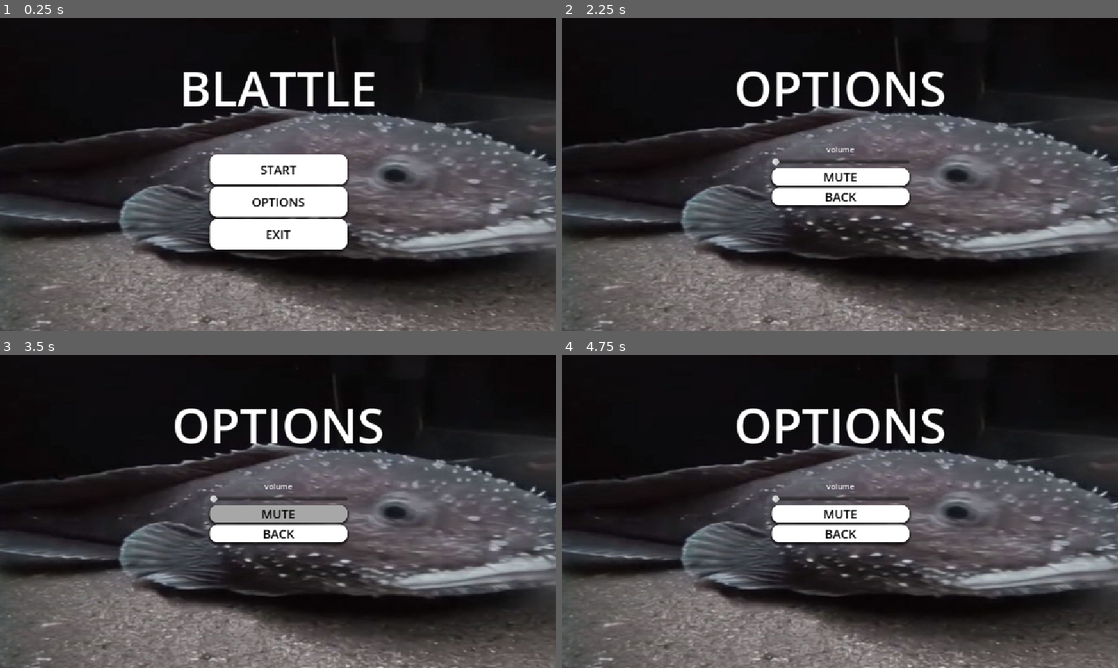
Above: before the commit, frames 1-4 (two rows, left to right).
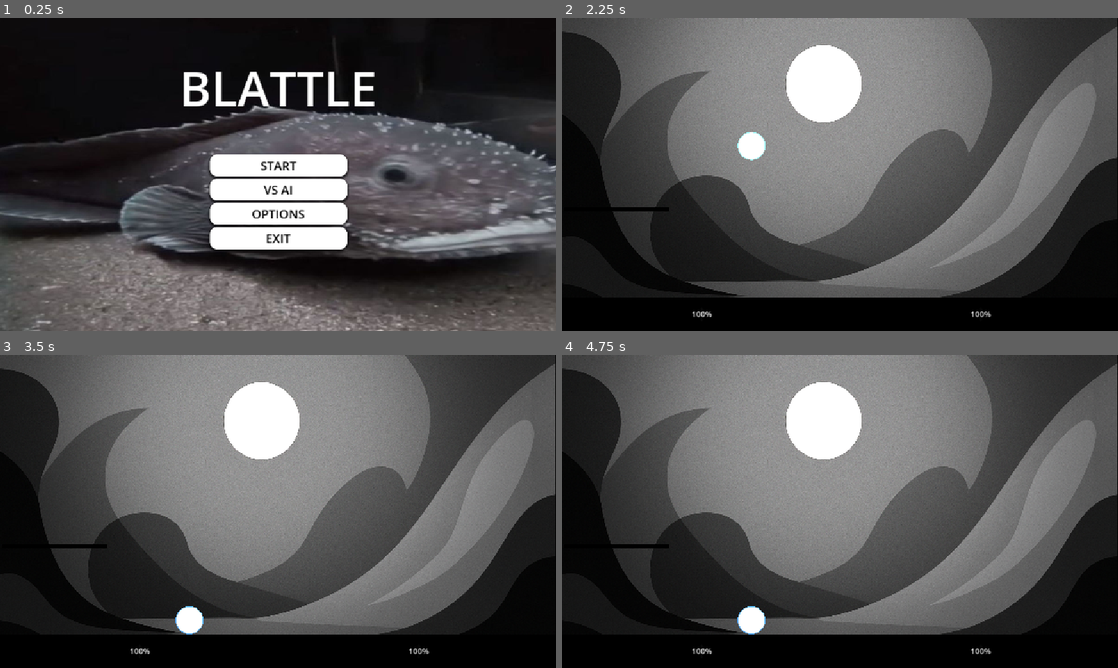
Above: after the commit, the same moments.

Repository: piperinnshall/Blattle
Game: Godot game, scene res://piper/scenes/menu/main_menu.tscn
Same seed, same stepped clock (60 frames per second), same inputs: the game is played once before the commit and once after it.
Inputs (mouse positions are in pixels of both pictures, inside the frame that each line leads up to):
- Up to frame 1 (0.25 s): no input
- Up to frame 2 (2.25 s): click "OPTIONS" at 0.5 s; click "BACK" at 1.25 s; click (840, 190) at 2 s, where only the run after the commit has a clickable "VS AI"
- Up to frame 3 (3.5 s): click (278, 514) at 2.75 s, where only the run before the commit has a clickable "MUTE"
- Up to frame 4 (4.75 s): move the mouse to (962, 495) at 3.52 s; hold D (right) 3.53-4.25 s; hold W (jump) 3.53-4.25 s; click (962, 495) at 3.6 s; drag from (728, 527) to (812, 574) at 4.27 s

The runs differ from the first frame. In frame 1, 1.9% of the frame differs, in the area x 37-63%, y 45-72%; in frame 2, 84%; in frame 3, 84%; in frame 4, 84%, in the area x 0-100%, y 0-100%.

Commit message:
feat: Ai

Diff:
--- /dev/null
+++ b/leos/scenes/testlevel_ai.tscn
@@ -0,0 +1,135 @@
+[gd_scene load_steps=17 format=3 uid="uid://cle8w2xxw14u0"]
+
+[ext_resource type="Script" uid="uid://bvr74pqghfcdf" path="res://leos/scripts/testlevel.gd" id="1_r6uyr"]
+[ext_resource type="Texture2D" uid="uid://cqn6abucyx618" path="res://leos/assets/2c619dcb-a6ce-4f31-ae4d-376daaeffa7d.png" id="2_k288t"]
+[ext_resource type="PackedScene" uid="uid://cdcq14nucamxn" path="res://scenes/moon.tscn" id="5_1d370"]
+[ext_resource type="PackedScene" uid="uid://bv5jav4dhu5nu" path="res://scenes/HealthBars.tscn" id="6_bpqqv"]
+[ext_resource type="PackedScene" uid="uid://dyvaunj3fkxqn" path="res://scenes/DeathMenu.tscn" id="7_pibnn"]
+[ext_resource type="PackedScene" uid="uid://dm84abbsaarte" path="res://piper/scenes/character/player.tscn" id="8_ncsec"]
+
+[sub_resource type="RectangleShape2D" id="RectangleShape2D_6ewva"]
+size = Vector2(1171.15, 123)
+
+[sub_resource type="Gradient" id="Gradient_7ixgg"]
+colors = PackedColorArray(0, 0, 0, 1, 0, 0, 0, 1)
+
+[sub_resource type="GradientTexture2D" id="GradientTexture2D_hyqgw"]
+gradient = SubResource("Gradient_7ixgg")
+
+[sub_resource type="RectangleShape2D" id="RectangleShape2D_bx6wm"]
+size = Vector2(774, 592)
+
+[sub_resource type="RectangleShape2D" id="RectangleShape2D_jiwm1"]
+size = Vector2(360, 916)
+
+[sub_resource type="Gradient" id="Gradient_6kl7x"]
+colors = PackedColorArray(0, 0, 0, 1, 0, 0, 0, 1)
+
+[sub_resource type="GradientTexture2D" id="GradientTexture2D_7ixgg"]
+gradient = SubResource("Gradient_6kl7x")
+
+[sub_resource type="RectangleShape2D" id="RectangleShape2D_6kl7x"]
+size = Vector2(216.5, 1.5)
+
+[sub_resource type="Gradient" id="Gradient_hyqgw"]
+colors = PackedColorArray(0, 0, 0, 1, 0, 0, 0, 1)
+
+[sub_resource type="GradientTexture2D" id="GradientTexture2D_bx6wm"]
+gradient = SubResource("Gradient_hyqgw")
+
+[node name="Node2D" type="Node2D"]
+script = ExtResource("1_r6uyr")
+
+[node name="Sprite2D2" type="Sprite2D" parent="."]
+position = Vector2(574, 346)
+scale = Vector2(0.750667, 0.750667)
+texture = ExtResource("2_k288t")
+
+[node name="RigidBody2D" type="RigidBody2D" parent="."]
+position = Vector2(81, 447)
+disable_mode = 2
+mass = 1000.0
+gravity_scale = 0.0
+freeze = true
+
+[node name="CollisionShape2D" type="CollisionShape2D" parent="RigidBody2D"]
+position = Vector2(499, 192)
+scale = Vector2(0.998165, 1)
+shape = SubResource("RectangleShape2D_6ewva")
+
+[node name="Sprite2D" type="Sprite2D" parent="RigidBody2D/CollisionShape2D"]
+position = Vector2(-6.01103, -1.90735e-05)
+scale = Vector2(18.4013, 1.89563)
+texture = SubResource("GradientTexture2D_hyqgw")
+
+[node name="RigidBody2D4" type="RigidBody2D" parent="."]
+freeze = true
+
+[node name="CollisionShape2D" type="CollisionShape2D" parent="RigidBody2D4"]
+position = Vector2(-386, 291)
+shape = SubResource("RectangleShape2D_bx6wm")
+
+[node name="RigidBody2D2" type="RigidBody2D" parent="."]
+position = Vector2(963, 83)
+freeze = true
+
+[node name="CollisionShape2D" type="CollisionShape2D" parent="RigidBody2D2"]
+position = Vector2(365, 118)
+shape = SubResource("RectangleShape2D_jiwm1")
+
+[node name="CollisionShape2D" type="Sprite2D" parent="RigidBody2D2/CollisionShape2D"]
+position = Vector2(-45.4078, -52.9999)
+scale = Vector2(4.1435, 16.2823)
+texture = SubResource("GradientTexture2D_7ixgg")
+
+[node name="Sprite2D" type="Sprite2D" parent="."]
+
+[node name="Moon" parent="." instance=ExtResource("5_1d370")]
+position = Vector2(540, 135)
+
+[node name="RigidBody2D3" type="RigidBody2D" parent="."]
+position = Vector2(141, 403)
+freeze = true
+
+[node name="CollisionShape2D" type="CollisionShape2D" parent="RigidBody2D3"]
+position = Vector2(-28.75, -9.75)
+shape = SubResource("RectangleShape2D_6kl7x")
+one_way_collision = true
+
+[node name="Sprite2D" type="Sprite2D" parent="RigidBody2D3/CollisionShape2D"]
+position = Vector2(0.249999, 2.74998)
+scale = Vector2(3.39062, 0.125)
+texture = SubResource("GradientTexture2D_bx6wm")
+
+[node name="Control" parent="." node_paths=PackedStringArray("player1") instance=ExtResource("6_bpqqv")]
+anchors_preset = 5
+anchor_left = 0.5
+anchor_right = 0.5
+anchor_bottom = 0.0
+offset_left = 578.0
+offset_top = 599.0
+offset_right = 578.0
+offset_bottom = 599.0
+grow_vertical = 1
+player1 = NodePath("../Player")
+
+[node name="Control2" parent="." instance=ExtResource("7_pibnn")]
+anchors_preset = 8
+anchor_left = 0.5
+anchor_top = 0.5
+anchor_right = 0.5
+anchor_bottom = 0.5
+offset_left = 621.0
+offset_top = 284.0
+offset_right = 621.0
+offset_bottom = 284.0
+size_flags_horizontal = 6
+
+[node name="Player" parent="." instance=ExtResource("8_ncsec")]
+position = Vector2(392, 252)
+input_left = "player2left"
+input_right = "player2right"
+input_jump = "player2jump"
+input_dash = "ui_accept"
+input_light = "player2light"
+input_heavy = "player2heavy"
--- /dev/null
+++ b/piper/resources/character/behaviours/aiattack.tres
@@ -0,0 +1,16 @@
+[gd_resource type="Resource" script_class="Attack" load_steps=4 format=3 uid="uid://cr6bomb3k74c"]
+
+[ext_resource type="PackedScene" uid="uid://bmxluixno6yme" path="res://piper/scenes/character/attacks/heavy_attack.tscn" id="1_8w8m4"]
+[ext_resource type="PackedScene" uid="uid://bndj4upy8w0pc" path="res://piper/scenes/character/attacks/light_attack.tscn" id="2_2y1qg"]
+[ext_resource type="Script" uid="uid://betsb8m2csdk4" path="res://piper/scripts/character/behaviours/attack.gd" id="3_2lnvm"]
+
+[resource]
+script = ExtResource("3_2lnvm")
+attack_offset = 32
+light_attack_duration = 0.15
+heavy_attack_duration = 0.35
+recovery_seconds = 1.0
+light_attack_scene = ExtResource("2_2y1qg")
+heavy_attack_scene = ExtResource("1_8w8m4")
+light_startup_frames = 3
+heavy_startup_frames = 10
--- /dev/null
+++ b/piper/resources/character/behaviours/aidash.tres
@@ -0,0 +1,9 @@
+[gd_resource type="Resource" script_class="Dash" load_steps=2 format=3 uid="uid://bbkbu3ttva50q"]
+
+[ext_resource type="Script" uid="uid://j37gm562yyke" path="res://piper/scripts/character/behaviours/dash.gd" id="1_x73ej"]
+
+[resource]
+script = ExtResource("1_x73ej")
+dash_speed = 600.0
+dash_duration = 0.2
+dash_cooldown = 0.5
--- /dev/null
+++ b/piper/resources/character/behaviours/aijump.tres
@@ -0,0 +1,9 @@
+[gd_resource type="Resource" script_class="Jump" load_steps=2 format=3 uid="uid://q26ym2x8efdn"]
+
+[ext_resource type="Script" uid="uid://blkbmg4hi07lf" path="res://piper/scripts/character/behaviours/jump.gd" id="1_yq0l5"]
+
+[resource]
+script = ExtResource("1_yq0l5")
+jump_force = 400.0
+max_jumps = 2
+coyote_time = 0.1
--- /dev/null
+++ b/piper/scenes/character/ai.tscn
@@ -0,0 +1,20 @@
+[gd_scene load_steps=6 format=3 uid="uid://ceeb728grpkpp"]
+
+[ext_resource type="PackedScene" uid="uid://0lntb6nkv1we" path="res://piper/scenes/character/character.tscn" id="1_382f4"]
+[ext_resource type="Script" uid="uid://b5jvcp5cu5q7t" path="res://piper/scripts/character/ai.gd" id="2_s4182"]
+[ext_resource type="Resource" uid="uid://q26ym2x8efdn" path="res://piper/resources/character/behaviours/aijump.tres" id="3_ibjnk"]
+[ext_resource type="Resource" uid="uid://bbkbu3ttva50q" path="res://piper/resources/character/behaviours/aidash.tres" id="4_l3bcu"]
+[ext_resource type="Resource" uid="uid://cr6bomb3k74c" path="res://piper/resources/character/behaviours/aiattack.tres" id="5_vvhru"]
+
+[node name="Ai" instance=ExtResource("1_382f4")]
+script = ExtResource("2_s4182")
+chase_range = 400.0
+attack_range = 120.0
+optimal_attack_distance = 80.0
+jump_threshold = 50.0
+attack_cooldown = 1.5
+retreat_duration = 0.8
+heavy_attack_chance = 0.3
+jump = ExtResource("3_ibjnk")
+dash = ExtResource("4_l3bcu")
+attack = ExtResource("5_vvhru")
--- a/piper/scenes/menu/main_menu.tscn
+++ b/piper/scenes/menu/main_menu.tscn
@@ -83,6 +83,21 @@
 theme_override_styles/normal = SubResource("StyleBoxFlat_as44i")
 text = "START"
 
+[node name="VS AI" type="Button" parent="ButtonContainer"]
+layout_mode = 2
+size_flags_vertical = 3
+theme_override_colors/font_disabled_color = Color(0, 0, 0, 1)
+theme_override_colors/font_hover_color = Color(0, 0, 0, 1)
+theme_override_colors/font_color = Color(0, 0, 0, 1)
+theme_override_colors/font_focus_color = Color(0, 0, 0, 1)
+theme_override_colors/font_pressed_color = Color(0, 0, 0, 1)
+theme_override_font_sizes/font_size = 25
+theme_override_styles/focus = SubResource("StyleBoxEmpty_keljk")
+theme_override_styles/hover = SubResource("StyleBoxFlat_keljk")
+theme_override_styles/pressed = SubResource("StyleBoxFlat_5vwmi")
+theme_override_styles/normal = SubResource("StyleBoxFlat_as44i")
+text = "VS AI"
+
 [node name="Options" type="Button" parent="ButtonContainer"]
 layout_mode = 2
 size_flags_vertical = 3
@@ -128,5 +143,6 @@
 text = "BLATTLE"
 
 [connection signal="pressed" from="ButtonContainer/Start" to="." method="_on_start_pressed"]
+[connection signal="pressed" from="ButtonContainer/VS AI" to="." method="_on_vs_ai_pressed"]
 [connection signal="pressed" from="ButtonContainer/Options" to="." method="_on_options_pressed"]
 [connection signal="pressed" from="ButtonContainer/Exit" to="." method="_on_exit_pressed"]
--- /dev/null
+++ b/piper/scripts/character/ai.gd
@@ -0,0 +1,174 @@
+extends Character
+class_name FightingAI
+
+# AI States
+class AIState:
+	func act(ai: FightingAI, delta: float): pass
+	func get_movement_input(ai: FightingAI) -> float: return 0.0
+	func get_jump_input(ai: FightingAI) -> bool: return false
+	func get_dash_input(ai: FightingAI) -> bool: return false
+	func get_light_input(ai: FightingAI) -> bool: return false
+	func get_heavy_input(ai: FightingAI) -> bool: return false
+
+class IdleState extends AIState:
+	func act(ai: FightingAI, delta: float):
+		var player = ai.get_player()
+		if not player:
+			return
+
+		var distance = ai.global_position.distance_to(player.global_position)
+		if distance <= ai.chase_range:
+			ai.change_state(ai.chase_state)
+
+class ChaseState extends AIState:
+	func act(ai: FightingAI, delta: float):
+		var player = ai.get_player()
+		if not player:
+			ai.change_state(ai.idle_state)
+			return
+
+		var distance = ai.global_position.distance_to(player.global_position)
+
+		if distance > ai.chase_range:
+			ai.change_state(ai.idle_state)
+		elif distance <= ai.attack_range:
+			ai.change_state(ai.attack_state)
+
+	func get_movement_input(ai: FightingAI) -> float:
+		var player = ai.get_player()
+		if not player:
+			return 0.0
+		return sign(player.global_position.x - ai.global_position.x)
+
+	func get_jump_input(ai: FightingAI) -> bool:
+		var player = ai.get_player()
+		if not player:
+			return false
+		# Jump if player is significantly higher
+		return player.global_position.y < ai.global_position.y - ai.jump_threshold
+
+class AttackState extends AIState:
+	var attack_timer: float = 0.0
+
+	func act(ai: FightingAI, delta: float):
+		var player = ai.get_player()
+		if not player:
+			ai.change_state(ai.idle_state)
+			return
+
+		var distance = ai.global_position.distance_to(player.global_position)
+
+		if distance > ai.attack_range:
+			ai.change_state(ai.chase_state)
+			return
+
+		attack_timer += delta
+		if attack_timer >= ai.attack_cooldown:
+			attack_timer = 0.0
+			ai.change_state(ai.retreat_state)
+
+	func get_movement_input(ai: FightingAI) -> float:
+		var player = ai.get_player()
+		if not player:
+			return 0.0
+		# Stay close to player for attacking
+		var direction = sign(player.global_position.x - ai.global_position.x)
+		var distance = ai.global_position.distance_to(player.global_position)
+		if distance < ai.optimal_attack_distance:
+			return -direction * 0.5  # Back away slightly
+		return direction
+
+	func get_light_input(ai: FightingAI) -> bool:
+		return attack_timer >= ai.attack_cooldown * 0.5
+
+	func get_heavy_input(ai: FightingAI) -> bool:
+		return randf() < ai.heavy_attack_chance and attack_timer >= ai.attack_cooldown * 0.7
+
+class RetreatState extends AIState:
+	var retreat_timer: float = 0.0
+
+	func act(ai: FightingAI, delta: float):
+		retreat_timer += delta
+		if retreat_timer >= ai.retreat_duration:
+			retreat_timer = 0.0
+			ai.change_state(ai.chase_state)
+
+	func get_movement_input(ai: FightingAI) -> float:
+		var player = ai.get_player()
+		if not player:
+			return 0.0
+		# Move away from player
+		return -sign(player.global_position.x - ai.global_position.x)
+
+	func get_dash_input(ai: FightingAI) -> bool:
+		return retreat_timer < ai.retreat_duration * 0.3  # Dash early in retreat
+
+# AI Configuration
+@export_group("AI Behavior")
+@export var chase_range: float = 400.0
+@export var attack_range: float = 120.0
+@export var optimal_attack_distance: float = 80.0
+@export var jump_threshold: float = 50.0
+@export var attack_cooldown: float = 1.5
+@export var retreat_duration: float = 0.8
+@export var heavy_attack_chance: float = 0.3
+
+# State instances
+var idle_state = IdleState.new()
+var chase_state = ChaseState.new()
+var attack_state = AttackState.new()
+var retreat_state = RetreatState.new()
+
+# Current state
+var current_state: AIState
+var update_timer: float = 0.0
+var update_frequency: float = 0.1  # Update AI logic 10 times per second
+
+func _ready():
+	super._ready()
+	current_state = idle_state
+
+func _physics_process(delta):
+	super._physics_process(delta)
+
+	# Update AI logic at fixed intervals for performance
+	update_timer += delta
+	if update_timer >= update_frequency:
+		current_state.act(self, delta)
+		update_timer = 0.0
+
+# State management
+func change_state(new_state: AIState):
+	current_state = new_state
+
+# Override character input methods
+func get_movement_input() -> float:
+	return current_state.get_movement_input(self)
+
+func get_jump_input() -> bool:
+	return current_state.get_jump_input(self)
+
+func get_dash_input() -> bool:
+	return current_state.get_dash_input(self)
+
+func get_light_input() -> bool:
+	return current_state.get_light_input(self)
+
+func get_heavy_input() -> bool:
+	return current_state.get_heavy_input(self)
+
+# Utility functions
+func get_player() -> Node:
+	var players = get_tree().get_nodes_in_group("Players")
+	return players[0] if players.size() > 0 else null
+
+func get_state_name() -> String:
+	if current_state == idle_state:
+		return "Idle"
+	elif current_state == chase_state:
+		return "Chase"
+	elif current_state == attack_state:
+		return "Attack"
+	elif current_state == retreat_state:
+		return "Retreat"
+	return "Unknown"
--- a/piper/scripts/menu/main_menu.gd
+++ b/piper/scripts/menu/main_menu.gd
@@ -7,6 +7,9 @@
 func _on_start_pressed() -> void:
 	get_tree().change_scene_to_file("res://leos/scenes/testlevel.tscn")
 
+func _on_vs_ai_pressed() -> void:
+	get_tree().change_scene_to_file("res://leos/scenes/testlevel_ai.tscn")
+
 func _on_options_pressed() -> void:
 	get_tree().change_scene_to_file("res://piper/scenes/menu/options_menu.tscn")
 
--- a/scenes/DeathMenu.tscn
+++ b/scenes/DeathMenu.tscn
@@ -39,6 +39,11 @@
 text = "Quit
 "
 
+[node name="MuteButton" type="Button" parent="VBoxContainer"]
+layout_mode = 2
+text = "Quit
+"
+
 [node name="VolumeLabel" type="Label" parent="VBoxContainer"]
 layout_mode = 2
 
Not shown, added: piper/scripts/character/ai.gd.uid
